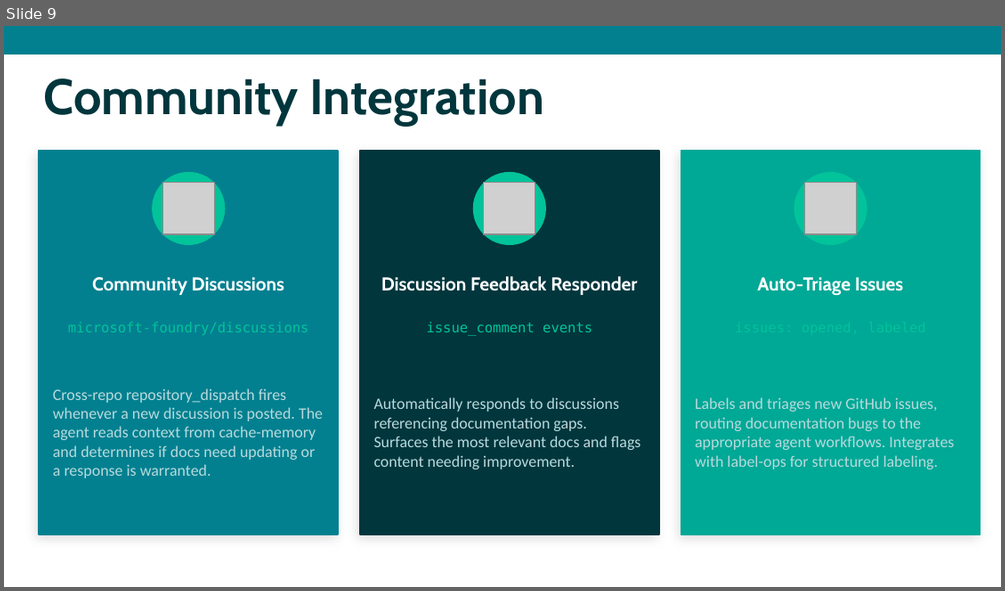
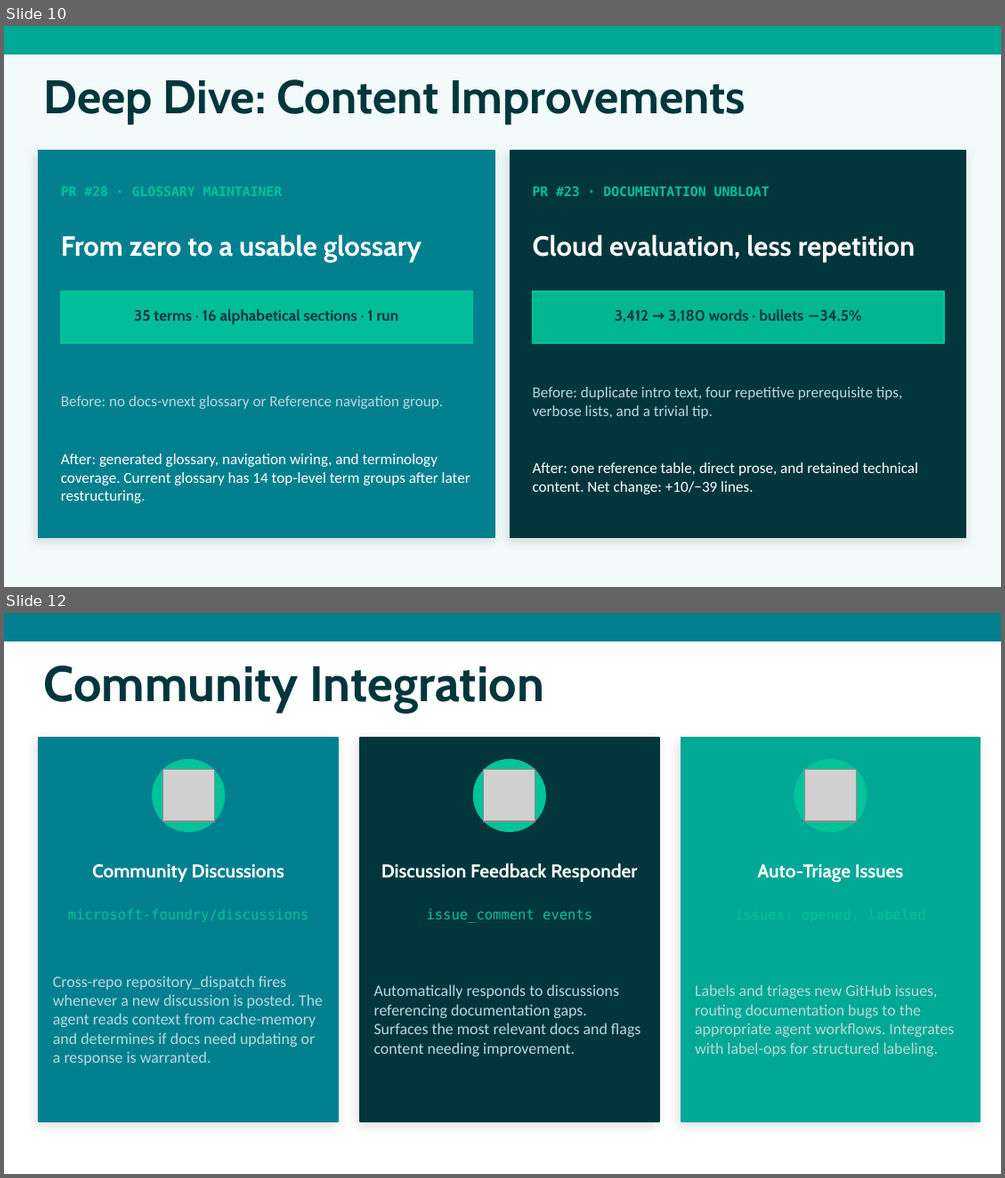
Before and after one commit to nicholasdbrady/foundry-docs, a slide deck: slides/foundry-docs-overview.pptx. Shown one above the other, each under a label of ours: slide 9 before the commit, slides 10 and 12 after it; the slides between them are not shown. The pictures are 1005x591 and 1005x1178 pixels, drawn with LibreOffice and Linux fonts; fonts in the diff are those of the drawing; grey boxes stand for pictures. Boxes give left, top, right and bottom in pixels: in the first picture for what was removed or moved away, otherwise in the second. Text is boxed around its words. In the diff, an @@ line names an element or a change of style, - is before the commit and + after.

```diff
--- a/slides/foundry-docs-overview.pptx
+++ b/slides/foundry-docs-overview.pptx
@@ slide 10 added at (4, 26, 1001, 587), background #F2FAFA @@
@@ rectangle added at (4, 26, 1001, 54), fill #00A896, outline #00A896 1 pt @@
@@ text added at (44, 79, 744, 123), 34 pt, text #01363D, bold @@
+Deep Dive: Content Improvements
@@ rectangle added at (39, 151, 494, 538), fill #028090, outline #028090 1 pt @@
@@ rectangle added at (510, 151, 966, 538), fill #01363D, outline #01363D 1 pt @@
@@ text added at (61, 186, 283, 196), 9.5 pt, text #02C39A, bold @@
+PR #28 · GLOSSARY MAINTAINER
@@ text added at (533, 186, 769, 196), 9.5 pt, text #02C39A, bold @@
+PR #23 · DOCUMENTATION UNBLOAT
@@ text added at (61, 234, 421, 262), 20 pt, text #FFFFFF, bold @@
+From zero to a usable glossary
@@ text added at (533, 234, 914, 262), 20 pt, text #FFFFFF, bold @@
+Cloud evaluation, less repetition
@@ rectangle added at (61, 291, 472, 343), fill #02C39A at 92% opacity, outline #02C39A 1 pt @@
@@ rectangle added at (533, 291, 944, 343), fill #02C39A at 92% opacity, outline #02C39A 1 pt @@
@@ text added at (134, 309, 399, 324), 11 pt, text #01363D, bold @@
+35 terms · 16 alphabetical sections · 1 run
@@ text added at (615, 309, 862, 322), 11 pt, text #01363D, bold @@
+3,412 → 3,180 words · bullets −34.5%
@@ text added at (61, 395, 443, 409), 11 pt, text #B8DADD @@
+Before: no docs-vnext glossary or Reference navigation group.
@@ text added at (533, 386, 902, 418), 11 pt, text #B8DADD @@
+Before: duplicate intro text, four repetitive prerequisite tips, verbose lists, and a trivial tip.
@@ text added at (61, 453, 470, 503), 11 pt, text #FFFFFF @@
+After: generated glossary, navigation wiring, and terminology coverage. Current glossary has 14 top-level term groups after later restructuring.
@@ text added at (533, 462, 919, 494), 11 pt, text #FFFFFF @@
+After: one reference table, direct prose, and retained technical content. Net change: +10/−39 lines.
@@ what was slide 9 is now slide 12 @@
```
Also in this commit, not shown: 8 slides changed, 3 other slides added, 1 slide removed, 1 other file.
